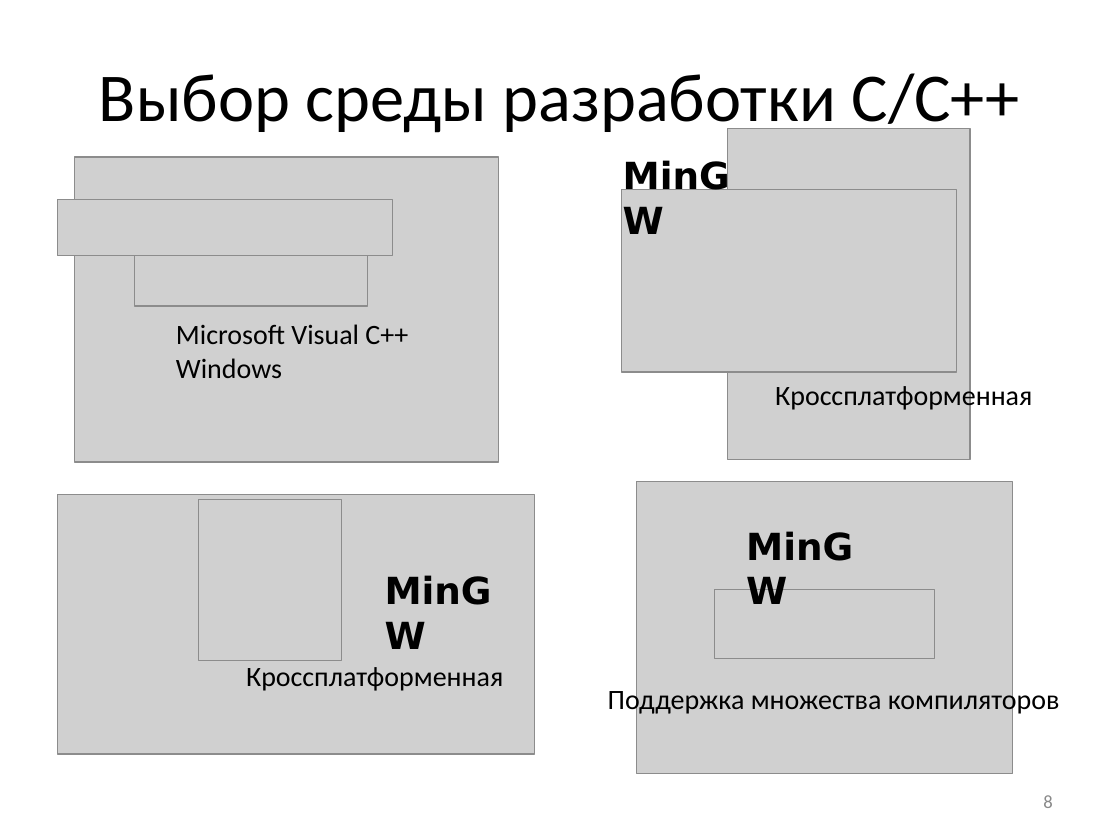
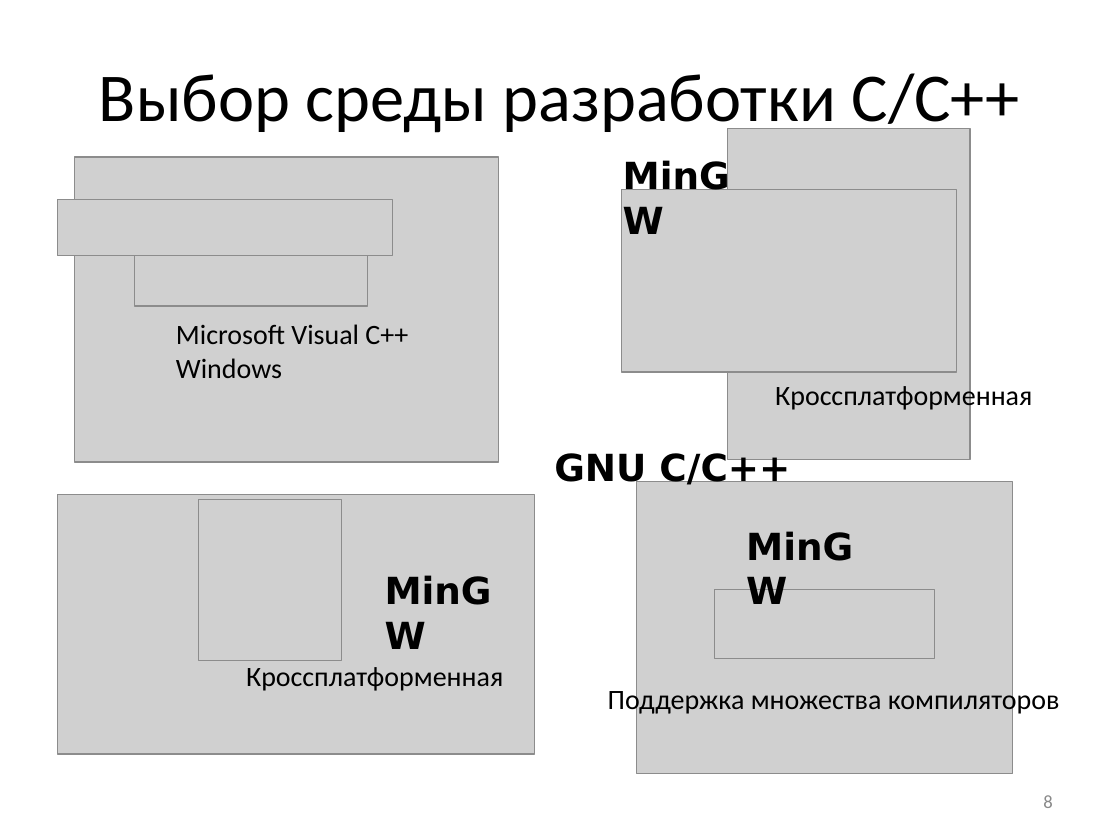
Before and after one commit to grueteam/cpp, a slide deck: slide 8 of lesson_01/cpp_1.ppt. Drawn at 1120x840 pixels with LibreOffice and Linux fonts; fonts in the diff are those of the drawing; grey boxes stand for pictures; background and template pictures are left out. Boxes give left, top, right and bottom in pixels: in the first picture for what was removed or moved away, otherwise in the second. Text is boxed around its words. In the diff, an @@ line names an element or a change of style, - is before the commit and + after.

```diff
--- a/lesson_01/cpp_1.ppt
+++ b/lesson_01/cpp_1.ppt
@@ text added at bbox=[554, 451, 790, 489], 24 pt, text #000000, bold @@
+GNU C/C++
```
Also in this commit, not shown: 2 other slides changed, 39 other files.
